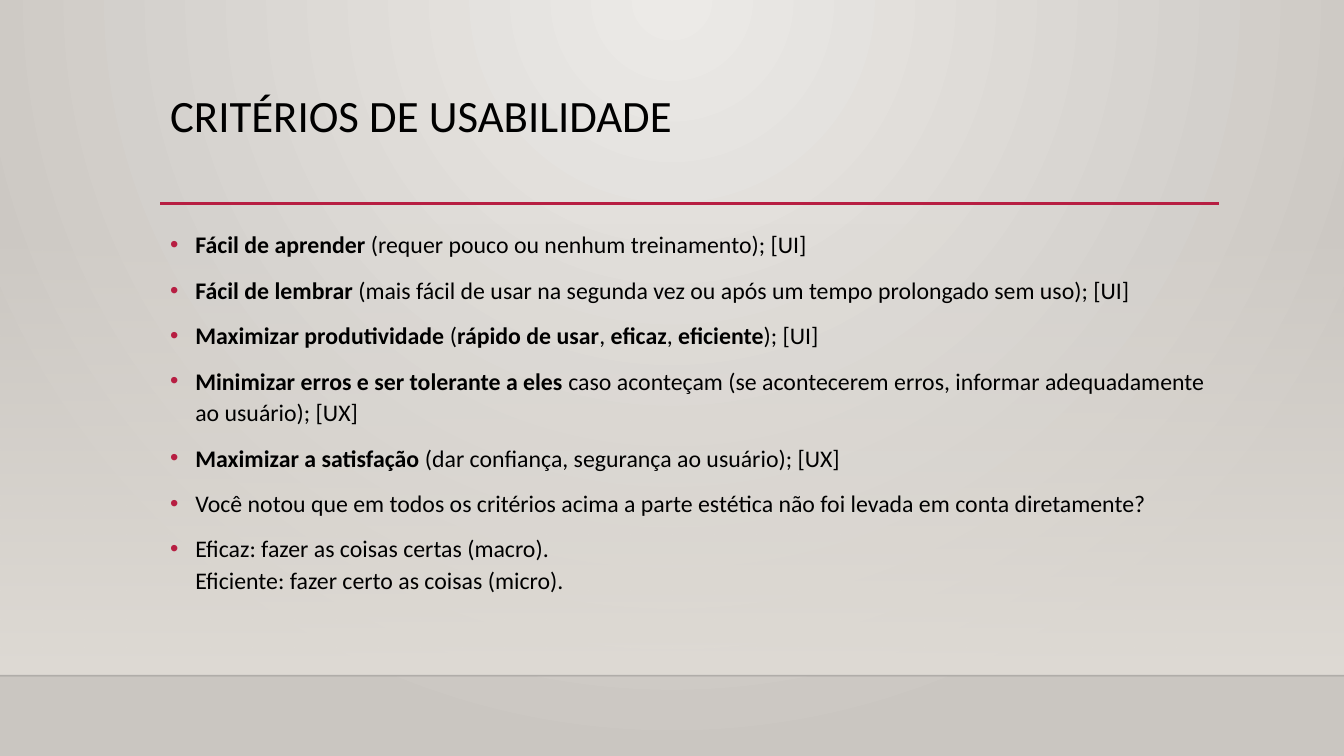
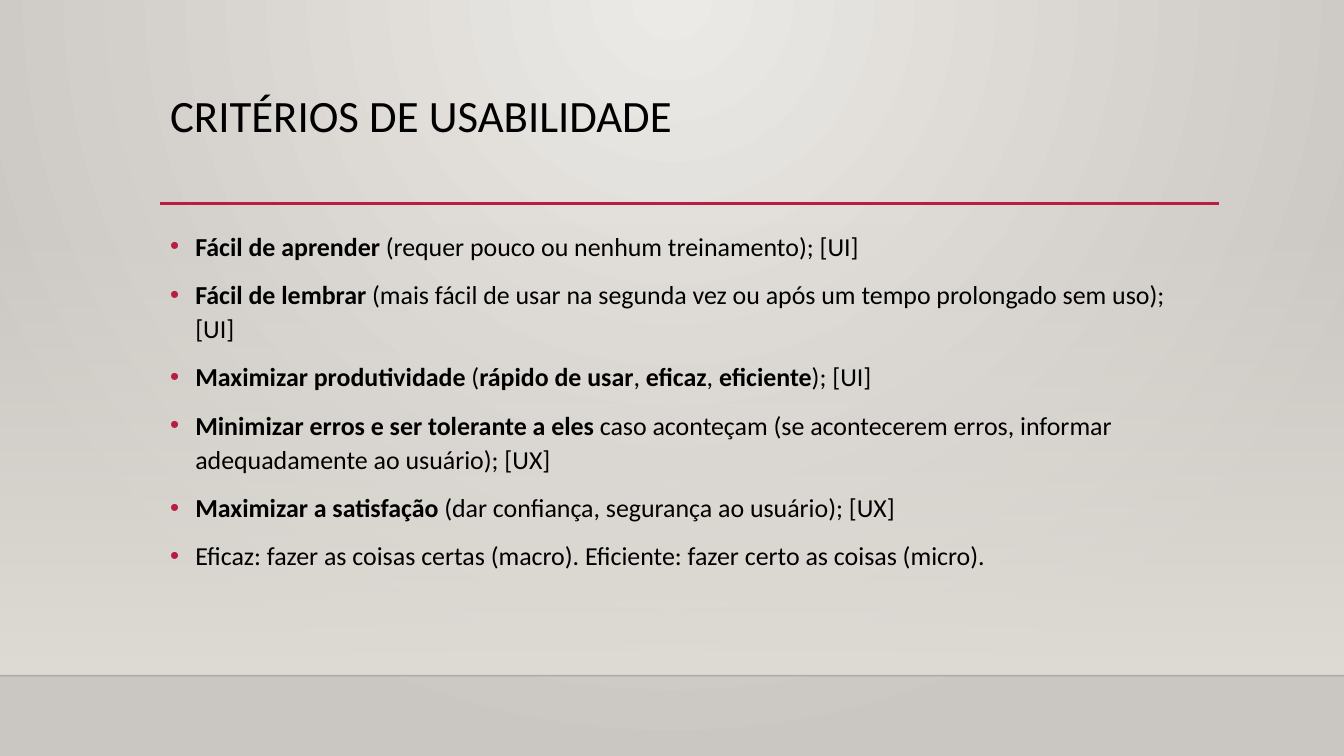
Before and after one commit to lets2/Alpha-edtech-cycle01, a slide deck: slide 2 of Module07-Design/Aula02/Aula02-comparação-sites.pptx. Drawn at 1344x756 pixels with LibreOffice and Linux fonts; fonts in the diff are those of the drawing; background and template pictures are left out. Boxes give left, top, right and bottom in pixels: in the first picture for what was removed or moved away, otherwise in the second. Text is boxed around its words. In the diff, an @@ line names an element or a change of style, - is before the commit and + after.

```diff
--- a/Module07-Design/Aula02/Aula02-comparação-sites.pptx
+++ b/Module07-Design/Aula02/Aula02-comparação-sites.pptx
@@ text "Fácil de aprender (requer pouco ..." at <box>195,237,1164,569</box>: size 17 to 18.5 pt @@
@@ text at <box>195,495,1146,516</box>: paragraph removed @@
-• Você notou que em todos os critérios acima a parte estética não foi levada em conta diretamente?
```
Also in this commit, not shown: 1 other slide changed, 2 other files.
